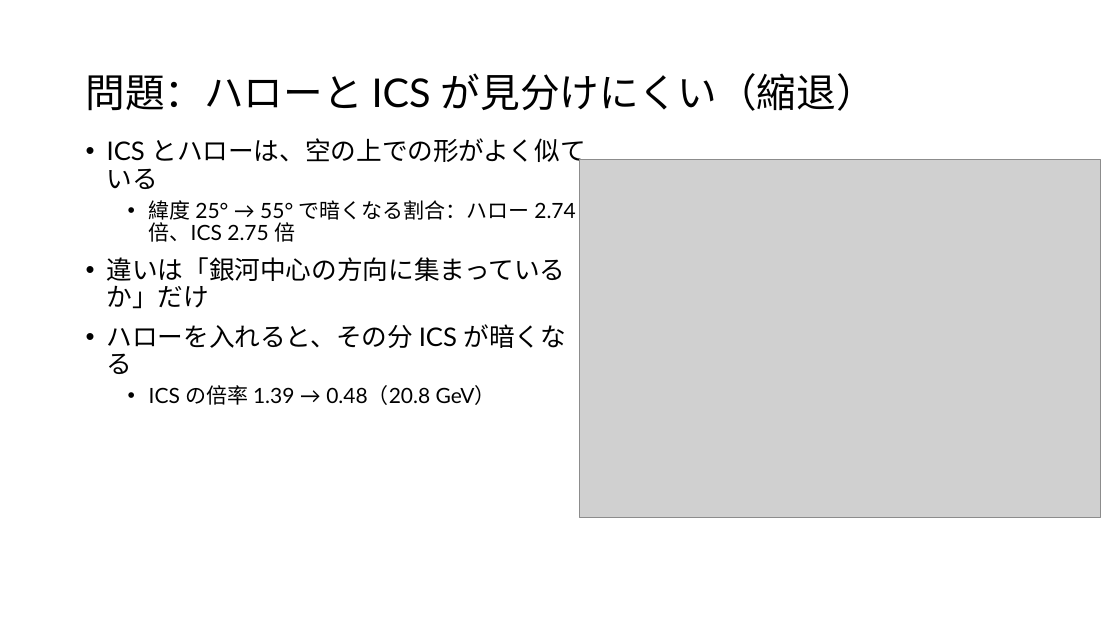
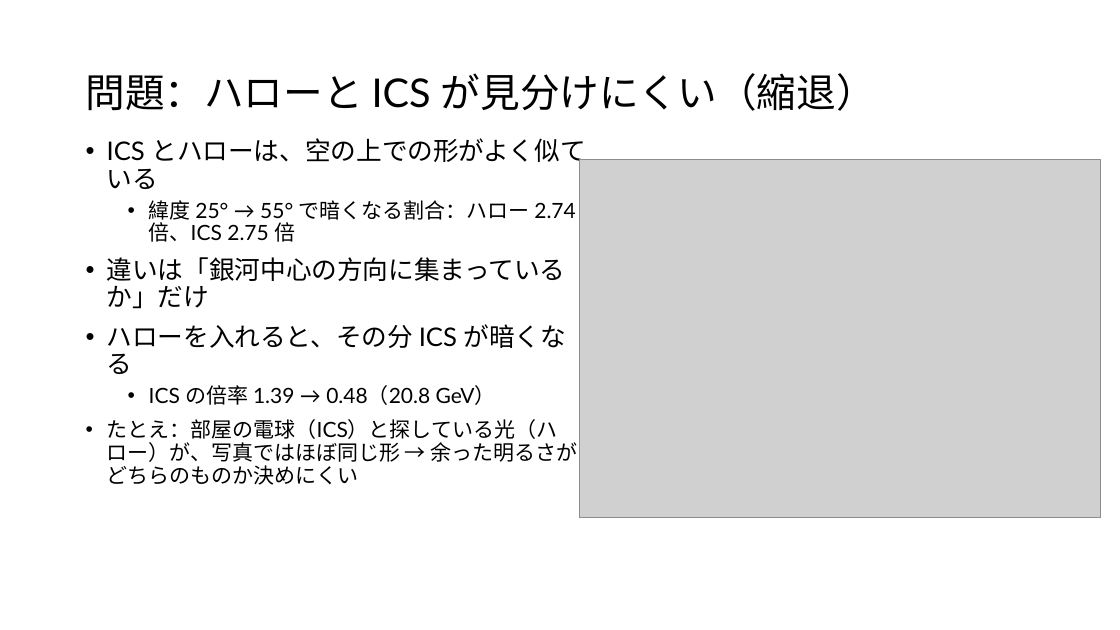
Before and after one commit to Mikann20041029/darkmatter-slides, a slide deck: slide 25 of slides/2026-10-02_研究進捗報告_claude.pptx (slide 23 before the commit). Drawn at 1120x630 pixels with LibreOffice and Linux fonts; fonts in the diff are those of the drawing; grey boxes stand for pictures. Boxes give left, top, right and bottom in pixels: in the first picture for what was removed or moved away, otherwise in the second. Text is boxed around its words. In the diff, an @@ line names an element or a change of style, - is before the commit and + after.

```diff
--- a/slides/2026-10-02_研究進捗報告_claude.pptx
+++ b/slides/2026-10-02_研究進捗報告_claude.pptx
@@ text at <box>107,419,578,485</box>: paragraph added @@
+• たとえ：部屋の電球（ICS）と探している光（ハロー）が、写真ではほぼ同じ形 → 余った明るさがどちらのものか決めにくい
```
Also in this commit, not shown: 6 other slides changed, 2 slides added, 1 slide removed, 1 other file.
